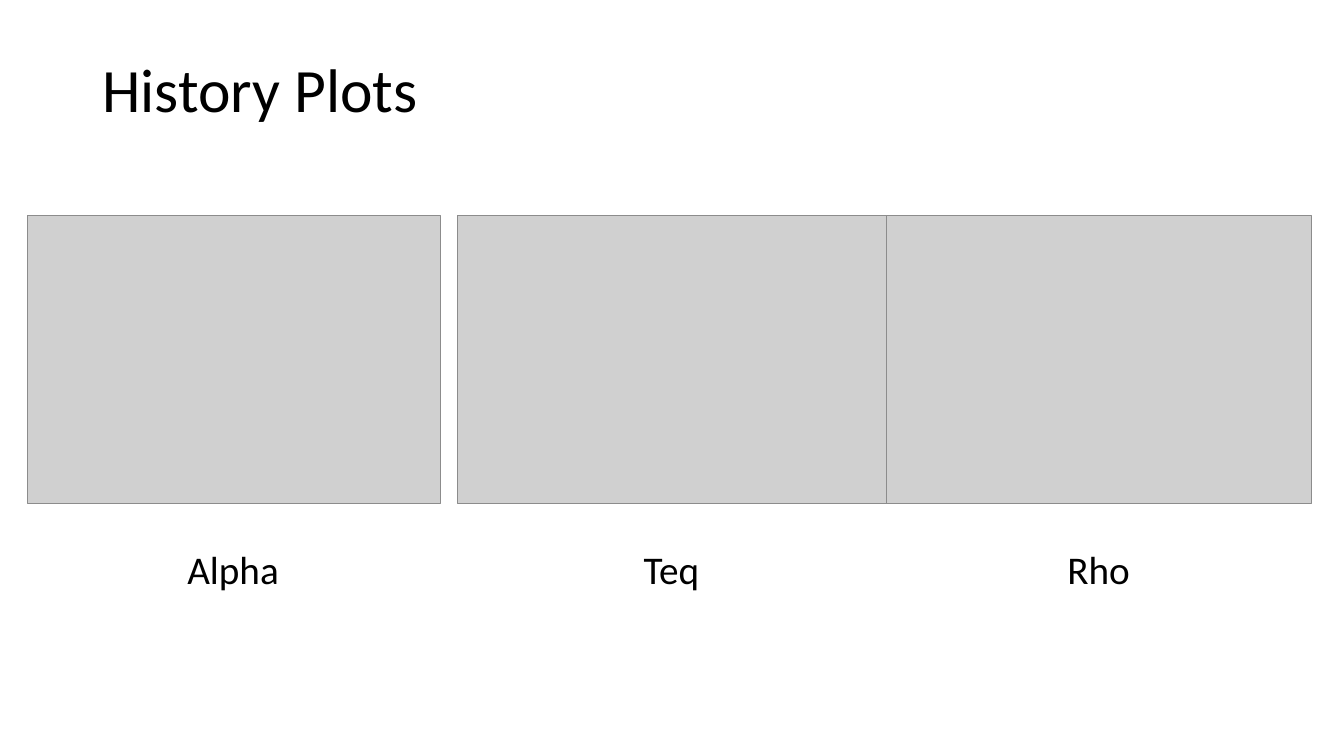
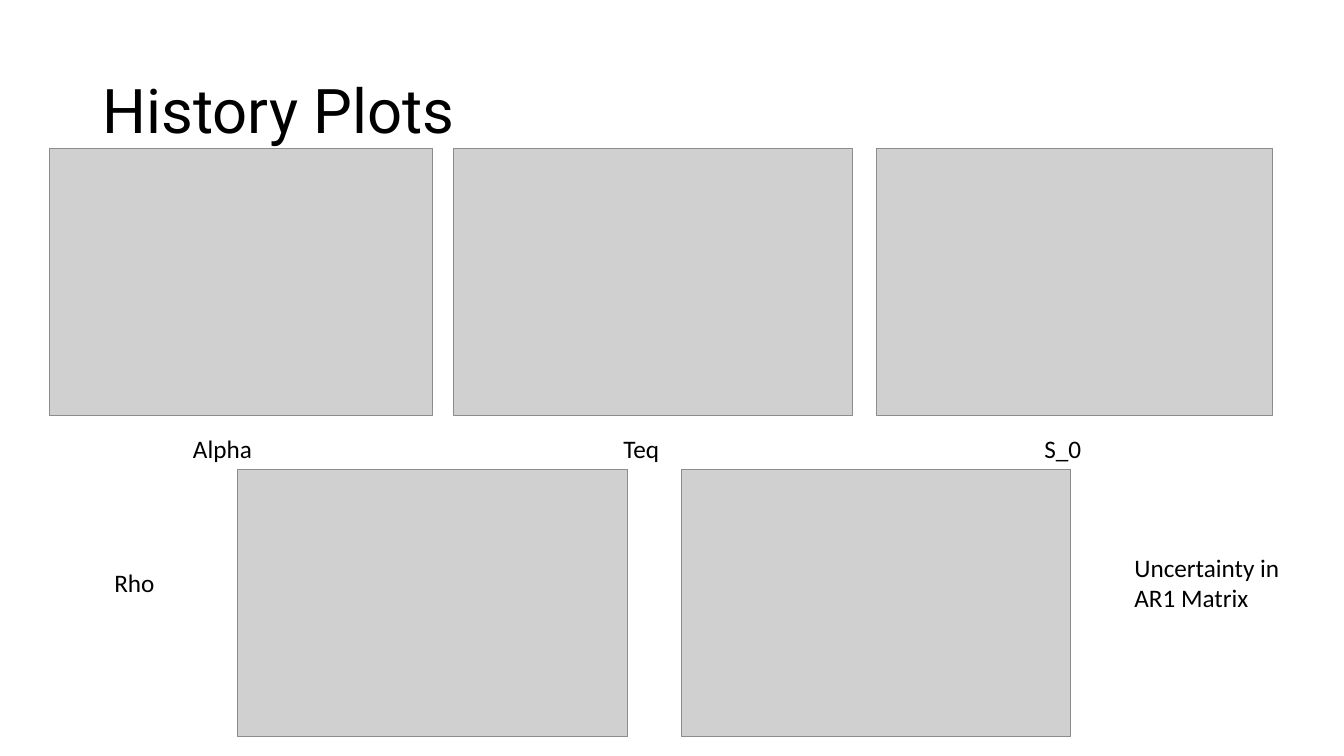
Before and after one commit to niharnandan/thesis, a slide deck: slide 10 of Mid Semester Presentation.pptx (slide 9 before the commit). Drawn at 1344x756 pixels with LibreOffice and Linux fonts; fonts in the diff are those of the drawing; grey boxes stand for pictures; background and template pictures are left out. Boxes give left, top, right and bottom in pixels: in the first picture for what was removed or moved away, otherwise in the second. Text is boxed around its words. In the diff, an @@ line names an element or a change of style, - is before the commit and + after.

Commit message:
final version of pptx

```diff
--- a/Mid Semester Presentation.pptx
+++ b/Mid Semester Presentation.pptx
@@ title "History Plots" at (102,86,455,146): font Calibri to Roboto @@
@@ picture: place and size @@
-picture at (27,216,440,503)
+picture at (49,149,433,416)
@@ picture: place and size @@
-picture at (458,216,888,503)
+picture at (454,148,853,415)
@@ picture: place and size @@
-picture at (887,216,1313,503)
+picture at (876,148,1273,415)
@@ text "Alpha": place and size @@
-text "Alpha" at (187,556,278,591)
+text "Alpha" at (193,440,252,462)
@@ text "Teq": place and size @@
-text "Teq" at (644,559,700,591)
+text "Teq" at (623,441,659,462)
@@ text added at (1044,441,1081,462), 18 pt, text #000000 @@
+S_0
@@ picture added at (238,470,628,737) @@
@@ picture added at (682,470,1072,737) @@
@@ size 28 to 18 pt in 3 elements at (193,440,252,462), (623,441,659,462), (114,574,154,592) @@
@@ text "Rho": place and size @@
-text "Rho" at (1067,556,1129,585)
+text "Rho" at (114,574,154,592)
@@ text added at (1134,559,1279,607), 18 pt, text #000000 @@
+Uncertainty in
+AR1 Matrix
```
Also in this commit, not shown: 15 other slides changed, 2 slides added.
